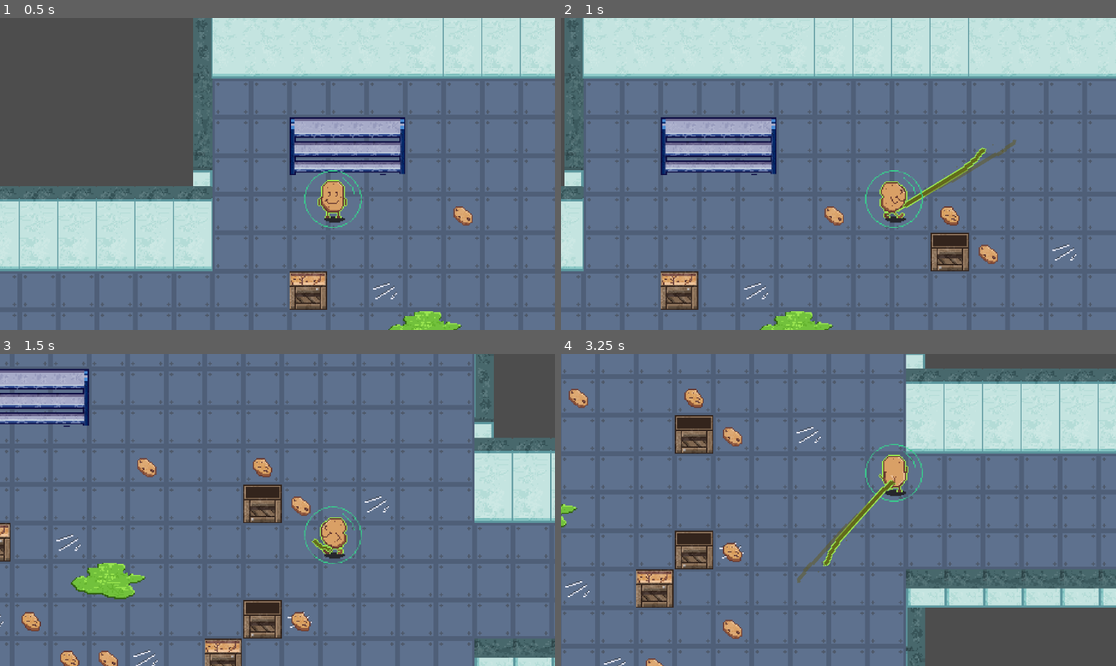
Above: before the commit, frames 1-4 (two rows, left to right).
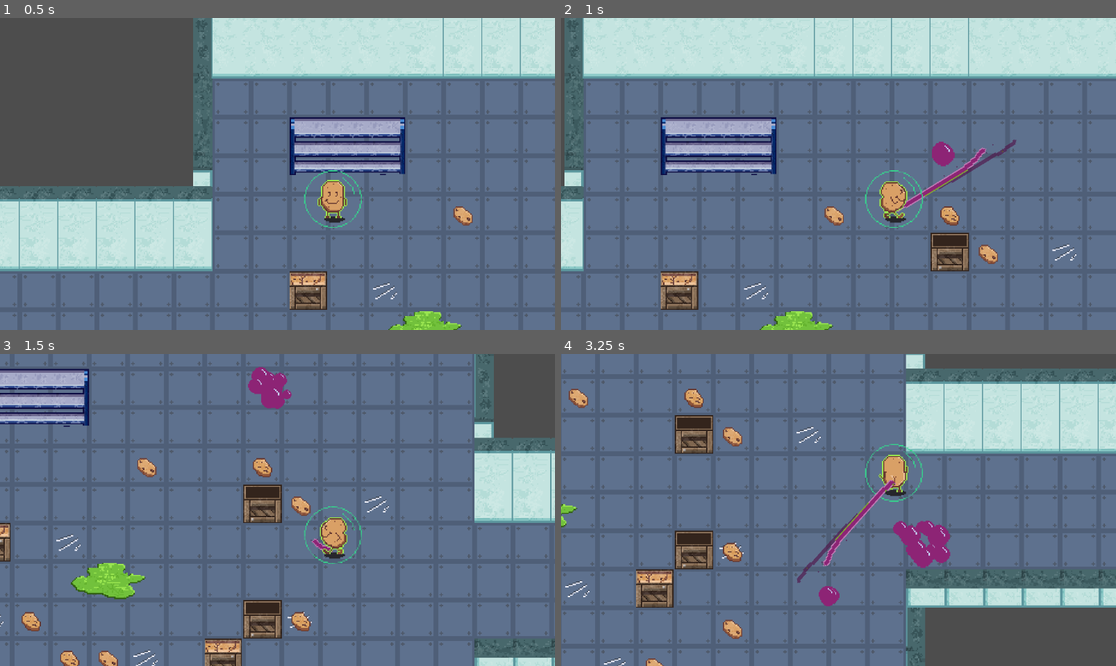
Above: after the commit, the same moments.

Repository: jaredazorbacay/mutato
Game: Godot game, scene res://scenes/main.tscn
Two runs of this game, one before a commit and one after it. Both use one fixed random seed, a clock stepped at 60 frames per second and the inputs below.
Inputs (mouse positions are in pixels of both pictures, inside the frame that each line leads up to):
- Up to frame 1 (0.5 s): no input
- Up to frame 2 (1 s): tap Enter at 0.5 s; move the mouse to (960, 158) at 0.52 s; hold D (right) from 0.53 s (still down); click (960, 158) at 0.67 s
- Up to frame 3 (1.5 s): move the mouse to (166, 525) at 1.27 s; release D (right) at 1.28 s; hold S (down) from 1.28 s (still down); click (166, 525) at 1.42 s
- Up to frame 4 (3.25 s): move the mouse to (894, 441) at 2.02 s; release S (down) at 2.03 s; hold D (right) 2.03-2.78 s; click (894, 441) at 2.17 s; move the mouse to (810, 572) at 2.77 s; hold W (up) from 2.78 s (still down); click (810, 572) at 2.92 s

Frame 1 is identical in both runs. In frame 2, 0.7% of the frame differs, in the area x 60-82%, y 38-63%; in frame 3, 0.7%; in frame 4, 1.7%, in the area x 42-71%, y 40-81%.

Commit message:
add shield and poison mutation

Diff:
--- /dev/null
+++ b/scenes/poison_bubbles.tscn
@@ -0,0 +1,21 @@
+[gd_scene format=3 uid="uid://bfjccx581c165"]
+
+[ext_resource type="Texture2D" uid="uid://cee8rh74w0niu" path="res://assets/sprites/bubble.png" id="1_01yfc"]
+
+[sub_resource type="ParticleProcessMaterial" id="ParticleProcessMaterial_yvjh3"]
+particle_flag_disable_z = true
+direction = Vector3(1, -1, 0)
+initial_velocity_min = 20.0
+initial_velocity_max = 50.0
+gravity = Vector3(0, -20, 0)
+scale_min = 0.5
+scale_max = 1.1999999
+
+[node name="PoisonBubbles" type="GPUParticles2D" unique_id=1862471544]
+emitting = false
+amount = 12
+texture = ExtResource("1_01yfc")
+lifetime = 1.2
+one_shot = true
+explosiveness = 1.0
+process_material = SubResource("ParticleProcessMaterial_yvjh3")
--- /dev/null
+++ b/scenes/poison_pulse.gdshader
@@ -0,0 +1,15 @@
+shader_type canvas_item;
+
+uniform vec4 poison_color : source_color = vec4(0.6, 0.0, 0.8, 1.0);
+uniform float pulse_speed = 4.0;
+uniform float pulse_strength = 0.6;
+
+void fragment() {
+	vec4 tex = texture(TEXTURE, UV);
+
+	float pulse = sin(TIME * pulse_speed) * 0.5 + 0.5;
+	float mix_amount = pulse * pulse_strength;
+
+	COLOR.rgb = mix(tex.rgb, poison_color.rgb, mix_amount);
+	COLOR.a = tex.a;
+}
--- a/scenes/whip.tscn
+++ b/scenes/whip.tscn
@@ -1,6 +1,7 @@
 [gd_scene format=3 uid="uid://cu63pfw0yla1j"]
 
 [ext_resource type="Texture2D" uid="uid://bym3oxi0l3mkk" path="res://assets/sprites/whip_sheet.png" id="1_h8dkq"]
+[ext_resource type="Texture2D" uid="uid://br2u0pl1i4nd3" path="res://assets/sprites/poison_whip_sheet.png" id="2_poison"]
 
 [sub_resource type="AtlasTexture" id="AtlasTexture_8ncxm"]
 atlas = ExtResource("1_h8dkq")
@@ -36,6 +37,42 @@
 
 [sub_resource type="AtlasTexture" id="AtlasTexture_s13ia"]
 atlas = ExtResource("1_h8dkq")
+region = Rect2(0, 224, 160, 32)
+
+[sub_resource type="AtlasTexture" id="AtlasTexture_p8ncxm"]
+atlas = ExtResource("2_poison")
+region = Rect2(0, 256, 160, 32)
+
+[sub_resource type="AtlasTexture" id="AtlasTexture_ph8dkq"]
+atlas = ExtResource("2_poison")
+region = Rect2(0, 0, 160, 32)
+
+[sub_resource type="AtlasTexture" id="AtlasTexture_p3sv8v"]
+atlas = ExtResource("2_poison")
+region = Rect2(0, 32, 160, 32)
+
+[sub_resource type="AtlasTexture" id="AtlasTexture_pdlaad"]
+atlas = ExtResource("2_poison")
+region = Rect2(0, 64, 160, 32)
+
+[sub_resource type="AtlasTexture" id="AtlasTexture_pjqc2m"]
+atlas = ExtResource("2_poison")
+region = Rect2(0, 96, 160, 32)
+
+[sub_resource type="AtlasTexture" id="AtlasTexture_pe3b5q"]
+atlas = ExtResource("2_poison")
+region = Rect2(0, 128, 160, 32)
+
+[sub_resource type="AtlasTexture" id="AtlasTexture_pgtwdn"]
+atlas = ExtResource("2_poison")
+region = Rect2(0, 160, 160, 32)
+
+[sub_resource type="AtlasTexture" id="AtlasTexture_p8srp0"]
+atlas = ExtResource("2_poison")
+region = Rect2(0, 192, 160, 32)
+
+[sub_resource type="AtlasTexture" id="AtlasTexture_ps13ia"]
+atlas = ExtResource("2_poison")
 region = Rect2(0, 224, 160, 32)
 
 [sub_resource type="SpriteFrames" id="SpriteFrames_p2k1x"]
@@ -74,6 +111,41 @@
 "loop": false,
 "name": &"whip",
 "speed": 5.0
+}, {
+"frames": [{
+"duration": 0.2,
+"texture": SubResource("AtlasTexture_p8ncxm")
+}, {
+"duration": 0.2,
+"texture": SubResource("AtlasTexture_ph8dkq")
+}, {
+"duration": 0.2,
+"texture": SubResource("AtlasTexture_p3sv8v")
+}, {
+"duration": 0.2,
+"texture": SubResource("AtlasTexture_pdlaad")
+}, {
+"duration": 0.2,
+"texture": SubResource("AtlasTexture_pjqc2m")
+}, {
+"duration": 0.2,
+"texture": SubResource("AtlasTexture_pe3b5q")
+}, {
+"duration": 0.2,
+"texture": SubResource("AtlasTexture_pgtwdn")
+}, {
+"duration": 0.3,
+"texture": SubResource("AtlasTexture_p8srp0")
+}, {
+"duration": 0.3,
+"texture": SubResource("AtlasTexture_ps13ia")
+}, {
+"duration": 0.3,
+"texture": SubResource("AtlasTexture_p8ncxm")
+}],
+"loop": false,
+"name": &"whip_poison",
+"speed": 5.0
 }]
 
 [sub_resource type="RectangleShape2D" id="RectangleShape2D_h8dkq"]
@@ -84,9 +156,7 @@
 [node name="AnimatedSprite2D" type="AnimatedSprite2D" parent="." unique_id=397865893]
 position = Vector2(80, 0)
 sprite_frames = SubResource("SpriteFrames_p2k1x")
-animation = &"whip"
-frame = 9
-frame_progress = 1.0
+animation = &"whip_poison"
 
 [node name="Area2D" type="Area2D" parent="." unique_id=380815961]
 collision_layer = 8
--- a/scripts/enemy/scientist.gd
+++ b/scripts/enemy/scientist.gd
@@ -8,6 +8,9 @@
 var cooldown: float
 var shooting: bool
 var bullet_scene = preload("res://scenes/scientist_bullet.tscn")
+var is_poisoned: bool
+
+const PoisonPulseShader = preload("res://scenes/poison_pulse.gdshader")
 
 @export var deathParticle : PackedScene
 
@@ -18,6 +21,9 @@
 	bullet_damage = 1
 	shooting = false
 	$HealthBar/ProgressBar.value = health
+
+	#MUTATIONS PLACEHOLDER
+	is_poisoned = false
 
 func take_damage(damage: int) -> void:
 	health -= damage
@@ -100,3 +106,27 @@
 	while (cooldown > 0):
 		await get_tree().create_timer(0.5).timeout
 		cooldown -= 0.5
+
+#MUTATION FUNCTIONS
+func apply_poison(damage_per_tick: int, tick_count: int, tick_interval: float) -> void:
+	if is_poisoned:
+		return
+	is_poisoned = true
+
+	var poison_material = ShaderMaterial.new()
+	poison_material.shader = PoisonPulseShader
+	$AnimatedSprite2D.material = poison_material
+
+	for i in tick_count:
+		await get_tree().create_timer(tick_interval).timeout
+
+		health -= damage_per_tick
+		$HealthBar/ProgressBar.value = health
+
+		if health <= 0:
+			AudioController.play_death()
+			queue_free()
+			return
+
+	is_poisoned = false
+	$AnimatedSprite2D.material = null
--- a/scripts/player.gd
+++ b/scripts/player.gd
@@ -8,6 +8,11 @@
 var health : int
 var shield_active: bool
 var shield_hits_remaining: int
+var poison_whip_uses_remaining: int
+var poison_whip_active: bool
+
+const PoisonBubbles = preload("res://scenes/poison_bubbles.tscn")
+
 
 func _ready() -> void:
 	$AnimatedSprite2D.speed_scale = 1.75
@@ -16,10 +21,16 @@
 	yDirection = "D"
 	cooldown = 0
 	health = 100
-	shield_active = true
 
+	#PLACEHOLDERS FOR MUTATIONS
+	#initialize
+	poison_whip_uses_remaining = 0
+	poison_whip_active = false
 
-	$Shield.visible = true
+	#mutation functions
+	activate_shield()
+	activate_poison_whip()
+
 
 func get_input():
 	var input_direct = Input.get_vector("left", "right", "up", "down")
@@ -80,13 +91,34 @@
 		$Whip.z_index = 1
 	else:
 		$Whip.z_index = -1
-	$Whip/AnimatedSprite2D.play("whip")
+
+	#POISON WHIP TESTING HERE
+	if poison_whip_active:
+		$Whip/AnimatedSprite2D.play("whip_poison")
+	else:
+		$Whip/AnimatedSprite2D.play("whip")
+
+
+	#$Whip/AnimatedSprite2D.play("whip")
 
 	await get_tree().create_timer(0.2).timeout
+
+	if poison_whip_active:
+		var bubbles = PoisonBubbles.instantiate()
+		get_parent().add_child(bubbles)
+		bubbles.global_position = $Whip/Area2D/CollisionShape2D.global_position
+		bubbles.emitting = true
 
 	var bodies: Array = $Whip/Area2D.get_overlapping_bodies()
 	for body in bodies:
 		body.take_damage(50)
+		if poison_whip_active:
+			body.apply_poison(2, 3, 1.0)
+
+	if poison_whip_active:
+		poison_whip_uses_remaining -= 1
+		if poison_whip_uses_remaining <= 0:
+			poison_whip_active = false
 
 	isAttacking = false
 	run_cooldown()
@@ -103,6 +135,18 @@
 	health -= damage
 	if (health <= 0):
 		queue_free()
+
+
+#MUTATION FUNCTIONS
+func activate_poison_whip() -> void:
+	poison_whip_active = true
+	poison_whip_uses_remaining = 20
+
+func activate_shield() -> void:
+	shield_active = true
+	shield_hits_remaining = 25
+	$Shield.visible = true
+
 
 #********* UTILS **********#
 func set_face_index_by_angle(angle) -> void:
@@ -133,11 +177,6 @@
 			xDirection = "R"
 			yDirection = "U"
 
-func activate_shield() -> void:
-	shield_active = true
-	shield_hits_remaining = 25
-	$Shield.visible = true
-
 func run_cooldown():
 	while (cooldown > 0):
 		await get_tree().create_timer(0.5).timeout
Binary file added: assets/sprites/bubble.png
Not shown, added: assets/sprites/bubble.png.import
Binary file added: assets/sprites/poison_whip_sheet.png
Not shown, added: assets/sprites/poison_whip_sheet.png.import
Not shown, added: scenes/poison_pulse.gdshader.uid
Not shown, added: scenes/scientist.tscn4450919005.tmp
